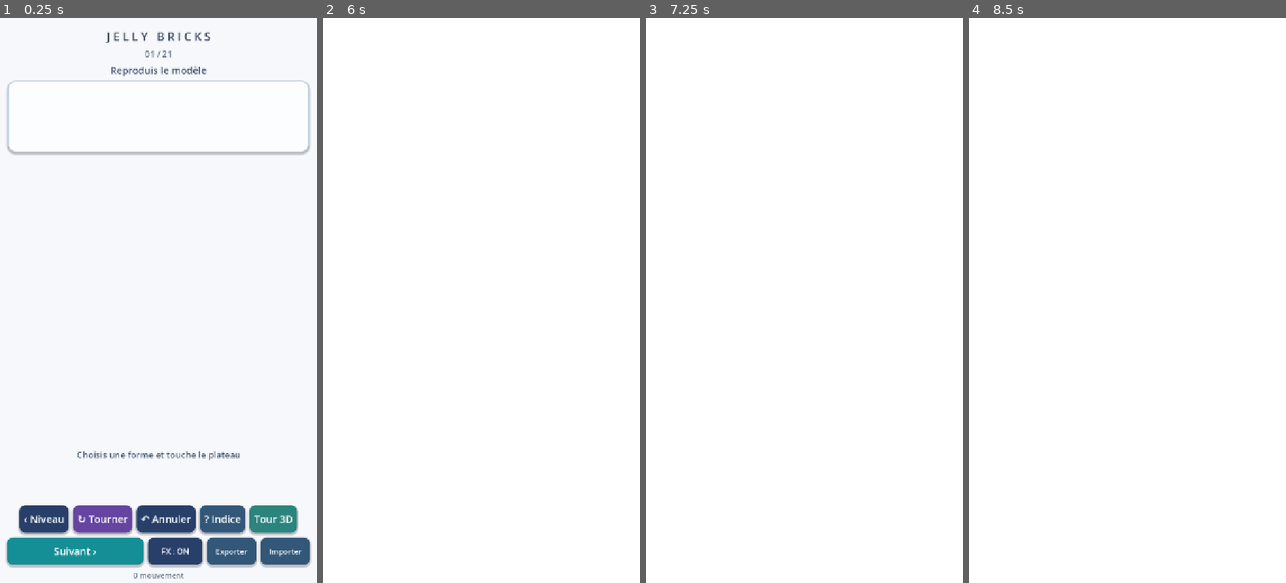
Above: before the commit, frames 1-4 (left to right).
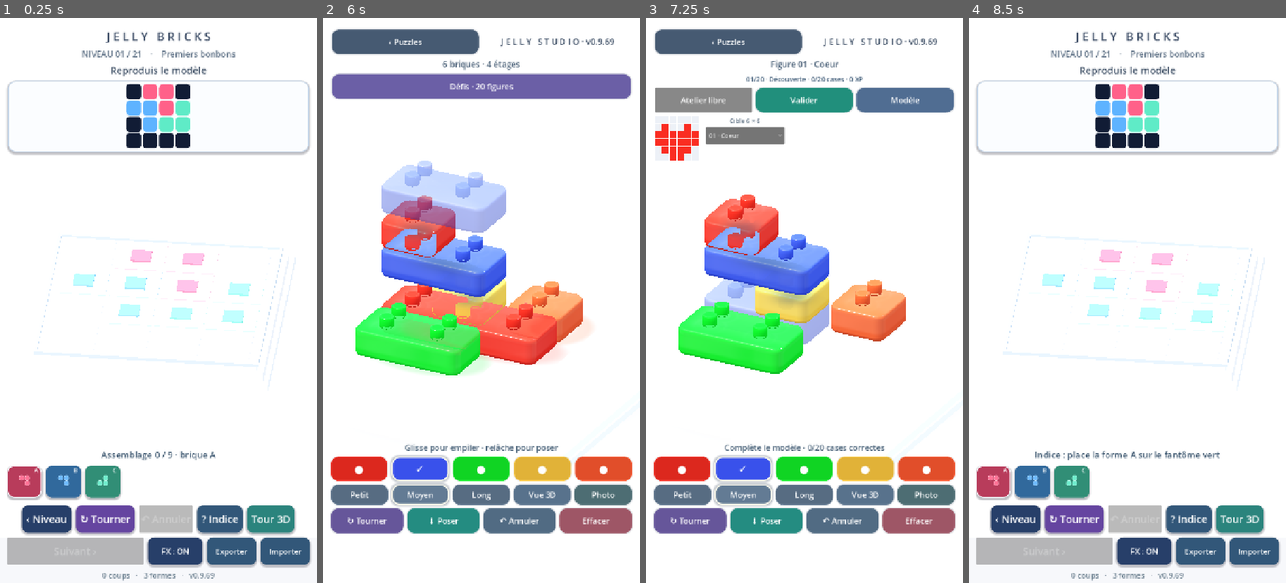
Above: after the commit, the same moments.

Repository: dbrckk/Jelly-bricks
Game: Godot game, scene res://scenes/main.tscn
Same seed, same stepped clock (60 frames per second), same inputs: the game is played once before the commit and once after it.
Inputs (mouse positions are in pixels of both pictures, inside the frame that each line leads up to):
- Up to frame 1 (0.25 s): no input
- Up to frame 2 (6 s): click "‹ Niveau" at 0.5 s; click (348, 481) at 1.27 s; click (386, 481) at 2.02 s; click (424, 481) at 2.77 s; click "‹ Niveau" at 3.5 s; click "↻ Tourner" at 4.25 s; click "? Indice" at 5 s; click "Tour 3D" at 5.75 s
- Up to frame 3 (7.25 s): click (804, 85) at 6.5 s, where only the run after the commit has a clickable "Défis · 20 figures"
- Up to frame 4 (8.5 s): click (1026, 102) at 7.25 s, where only the run after the commit has a clickable "Atelier libre"; click (1051, 40) at 8 s, where only the run after the commit has a clickable "‹ Puzzles"

The runs differ from the first frame. In frame 1, 11% of the frame differs, in the area x 1-95%, y 5-100%; in frame 2, 35%, in the area x 2-98%, y 2-92%; in frame 3, 32%; in frame 4, 17%.
Error before the commit: Parse Error: Identifier "_select_figure" not declared in the current scope. (res://scripts/stack_mode.gd:418)

Commit message:
feat(studio): visible live figure model, replayable levels, autosaved sessions and sharable victory rewards

Diff:
--- a/native-godot/scripts/stack_mode.gd
+++ b/native-godot/scripts/stack_mode.gd
@@ -1675,34 +1675,108 @@
     if figure_target_label != null:
         figure_target_label.visible = figure_active
         figure_next_button.visible = figure_active
+        figure_model_button.visible = figure_active
+        figure_mini_row.visible = figure_active
         if figure_active:
             var goal: Dictionary = FIGURES.target(figure_index)
             var state: Dictionary = FIGURES.evaluate(figure_index, bricks)
-            figure_target_label.text = "%02d/20 · %s (%s) · %d/%d cases · %d XP" % [
-                figure_index + 1, goal["name"], goal["family"],
+            figure_target_label.text = "%02d/20 · %s · %d/%d cases · %d XP" % [
+                figure_index + 1, FIGURES.difficulty(figure_index),
                 state["correct"], state["required"],
                 int(figure_progress.get("xp", 0))]
     if title_label != null:
-        var height := 0
-        for entry in bricks:
-            height = maxi(height, int(entry["layer"]) + 1)
-        title_label.text = "%d briques · %d étages" % [bricks.size(), height] if not figure_active else ("Figure %d · %s" % [figure_index + 1, FIGURES.target(figure_index)["name"]])
+        if figure_active:
+            title_label.text = "Figure %02d · %s" % [
+                figure_index + 1, FIGURES.target(figure_index)["name"]]
+        else:
+            var height := 0
+            for entry in bricks:
+                height = maxi(height, int(entry["layer"]) + 1)
+            title_label.text = "%d briques · %d étages" % [
+                bricks.size(), height]
     if status_label == null:
         return
     if not message.is_empty():
         status_label.text = message
+    elif figure_active:
+        var state: Dictionary = FIGURES.evaluate(figure_index, bricks)
+        status_label.text = "Complète le modèle · %d/%d cases correctes" % [
+            state["correct"], state["required"]]
     else:
         var candidate := _drop_candidate(selected_cell.x, selected_cell.y,
             selected_length, selected_turns)
         status_label.text = "Glisse pour empiler · relâche pour poser" if \
             candidate.get("ok", false) else String(candidate.get("reason", ""))
 
+func _refresh_figure_thumbnail() -> void:
+    var model: Dictionary = FIGURES.target(figure_index)
+    for idx in range(36):
+        var row: int = idx / 6
+        var col: int = idx % 6
+        var symbol: String = String(model["rows"][row]).substr(col, 1)
+        figure_mini_cells[idx].color = Color("#edf1f7") if symbol == "." \
+            else Color(COLORS[int(symbol)])
+
+func _populate_figure_selector() -> void:
+    figure_selector.clear()
+    var unlocked: int = int(figure_progress.get("unlocked", 0))
+    var stars: Dictionary = figure_progress.get("stars", {})
+    for idx in range(20):
+        var model: Dictionary = FIGURES.target(idx)
+        var earned_stars: int = int(stars.get(str(idx), 0))
+        var suffix := "  ★%d" % earned_stars if earned_stars > 0 else ""
+        figure_selector.add_item("%02d · %s%s" % [
+            idx + 1, model["name"], suffix], idx)
+        figure_selector.set_item_disabled(idx, idx > unlocked)
+    figure_selector.select(figure_index)
+
+func _save_figure_session() -> bool:
+    if not figure_active:
+        return true
+    var next_state: Dictionary = figure_progress.duplicate(true)
+    var sessions: Dictionary = next_state.get("sessions", {}).duplicate(true)
+    sessions[str(figure_index)] = _export_entries()
+    next_state["sessions"] = sessions
+    next_state["active"] = figure_index
+    if not FIGURES.save_progress(next_state):
+        return false
+    figure_progress = next_state
+    return true
+
+func _open_figure_session() -> void:
+    _stop_motion()
+    var sessions: Dictionary = figure_progress.get("sessions", {})
+    var entries = sessions.get(str(figure_index), [])
+    # Every saved brick goes back through the SAME support, bounds,
+    # shape and palette validation as the free Studio on Android.
+    if not _load_entries(entries):
+        bricks.clear()
+        occupancy.clear()
+    figure_cleared = false
+    figure_next_button.text = "Valider"
+    figure_share_text = ""
+    _rebuild()
+    _populate_figure_selector()
+    _refresh_figure_thumbnail()
+    _refresh_labels()
+
+func _select_figure(index: int) -> void:
+    if not figure_active or index == figure_index:
+        return
+    if index < 0 or index > int(figure_progress.get("unlocked", 0)):
+        figure_selector.select(figure_index)
+        return
+    if not _save_figure_session():
+        figure_selector.select(figure_index)
+        _refresh_labels("Stockage indisponible · niveau conservé")
+        return
+    figure_index = index
+    _open_figure_session()
+
 func _show_figure_model() -> void:
     if not figure_active:
-        _refresh_labels("Active d'abord Défis · 20 figures")
         return
     var challenge: Dictionary = FIGURES.target(figure_index)
-    var colors := COLORS
     var markup := "[center][b]%s[/b][/center]\n\n" % challenge["name"]
     for row in challenge["rows"]:
         markup += "[center]"
@@ -1710,31 +1784,42 @@
             if symbol == ".":
                 markup += "[color=#e3e7ed]■[/color] "
             else:
-                markup += "[color=%s]■[/color] " % colors[int(symbol)]
+                markup += "[color=%s]■[/color] " % COLORS[int(symbol)]
         markup += "[/center]\n"
-    markup += "\n[center]Reproduis chaque case avec les briques 3D.[/center]"
+    markup += "\n[center]Tu peux consulter le petit modèle pendant la pose.[/center]"
     figure_model_text.text = markup
     figure_model_dialog.popup_centered()
 
 func _toggle_figures() -> void:
-    figure_active = not figure_active
-    if figure_active:
-        figure_index = clampi(int(figure_progress.get("unlocked", 0)), 0, 19)
+    if not figure_active:
+        figure_active = true
+        figure_index = clampi(int(figure_progress.get("active", 0)), 0,
+            mini(19, int(figure_progress.get("unlocked", 0))))
         figure_button.text = "Atelier libre"
-        # The challenge is a separate blank construction, never overwrite
-        # the player's saved free studio; restore it when leaving.
+        _open_figure_session()
+    else:
+        if not _save_figure_session():
+            _refresh_labels("Stockage indisponible · atelier défi conservé")
+            return
+        figure_active = false
+        figure_button.text = "Défis · 20 figures"
         _stop_motion()
-        bricks.clear()
-        occupancy.clear()
-        _rebuild()
-    else:
-        figure_button.text = "Défis · 20 figures"
         _restore_or_seed()
         _rebuild()
-    _refresh_labels()
+        _refresh_labels()
+
+func _share_figure() -> void:
+    if figure_share_text.is_empty():
+        return
+    DisplayServer.clipboard_set(figure_share_text)
+    _refresh_labels("Résultat copié · colle-le dans un message ou sur les réseaux")
+    figure_victory_dialog.dialog_text += "\n\nRésultat copié dans le presse-papiers."
 
 func _validate_figure() -> void:
     if not figure_active:
+        return
+    if figure_cleared:
+        figure_victory_dialog.popup_centered()
         return
     var result: Dictionary = FIGURES.evaluate(figure_index, bricks)
     if not result["won"]:
@@ -1742,33 +1827,40 @@
             result["correct"], result["required"], result["wrong"]])
         host._play_feedback("reject", 10)
         return
-    var earned: Dictionary = FIGURES.grant(figure_progress, figure_index, bricks.size())
+    var draft: Dictionary = figure_progress.duplicate(true)
+    var earned: Dictionary = FIGURES.grant(draft, figure_index, bricks.size())
     var new_progress: Dictionary = earned["progress"]
     if not FIGURES.save_progress(new_progress):
         _refresh_labels("Stockage indisponible · progression non enregistrée")
         return
     figure_progress = new_progress
+    figure_cleared = true
+    figure_next_button.text = "Récompense"
+    _populate_figure_selector()
     host._play_feedback("win", 12)
     var reward_data: Dictionary = earned["reward"]
-    _refresh_labels("Bravo ! +%d points · +%d XP · %d étoiles" % [
-        earned["earned"], reward_data["xp"] if earned["first_win"] else 0,
-        reward_data["stars"]])
-    # Explicit next action: the player can inspect/share their finished
-    # figure in Photo before starting another challenge.
-    figure_next_button.text = "Figure suivante"
-    figure_next_button.pressed.disconnect(_validate_figure)
-    figure_next_button.pressed.connect(_next_figure)
+    var stars: int = int(reward_data["stars"])
+    var xp_gain: int = int(reward_data["xp"]) if earned["first_win"] else 0
+    figure_share_text = "J'ai réalisé %s (%d/20) dans Jelly Bricks ! %d étoiles · %d points · %d XP. #JellyBricks" % [
+        FIGURES.target(figure_index)["name"], figure_index + 1, stars,
+        reward_data["score"], int(figure_progress["xp"])]
+    figure_victory_dialog.dialog_text = (
+        "%s · Niveau %d/20\n\n★ %d/3 étoiles\n+%d points · +%d XP\nMeilleur score : %d\n\nAppuie sur Copier pour partager ta réussite." % [
+            FIGURES.target(figure_index)["name"], figure_index + 1,
+            stars, earned["earned"], xp_gain,
+            int(figure_progress["best"].get(str(figure_index), 0))])
+    figure_victory_dialog.ok_button_text = (
+        "Revoir les niveaux" if figure_index == 19 else "Figure suivante")
+    _refresh_labels("Figure réussie ! %d étoiles · +%d points · +%d XP" % [
+        stars, earned["earned"], xp_gain])
+    figure_victory_dialog.popup_centered()
 
 func _next_figure() -> void:
-    if figure_next_button.pressed.is_connected(_next_figure):
-        figure_next_button.pressed.disconnect(_next_figure)
-    figure_next_button.pressed.connect(_validate_figure)
-    figure_next_button.text = "Valider la figure"
-    figure_index = mini(figure_index + 1, 19)
-    bricks.clear()
-    occupancy.clear()
-    _rebuild()
-    _refresh_labels()
+    if not figure_active:
+        return
+    figure_index = 0 if figure_index == 19 else figure_index + 1
+    figure_index = mini(figure_index, int(figure_progress.get("unlocked", 0)))
+    _open_figure_session()
 
 func _commit() -> void:
     if bricks.size() >= MAX_BRICKS:
